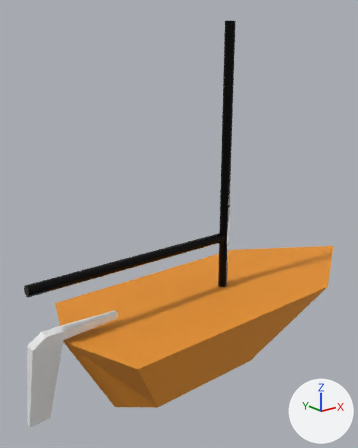
The Blender file boat.blend, before and after one commit.
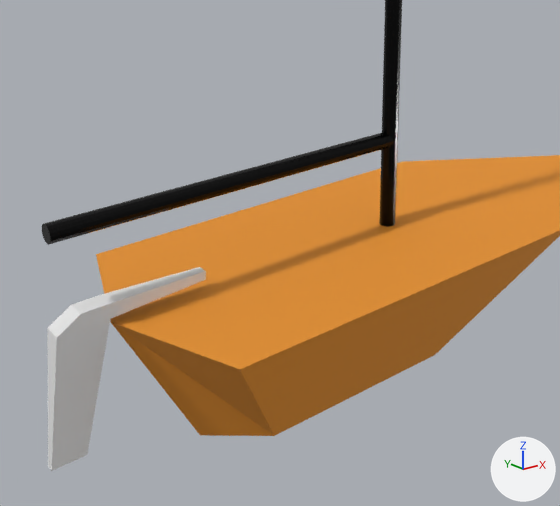
There are two pictures of each version: one whole from a 50 mm lens placed at (-8.57, -8.83, 6.31), pointed at (-1.1, 0.5, 2.58), one close up on the part from 0% to 90% of the width and 35% to 100% of the height. The axes (+X, +Y, +Z) are drawn at lower right. The lights are the same throughout.

The first close-up shows 'Barre', 'Bome', 'Coque', 'Mat'.
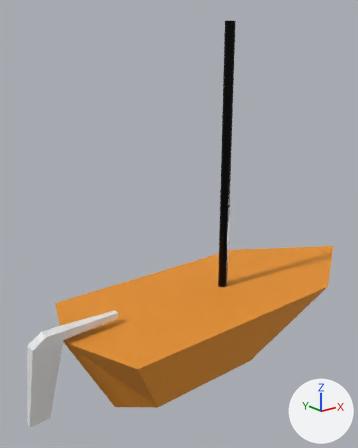
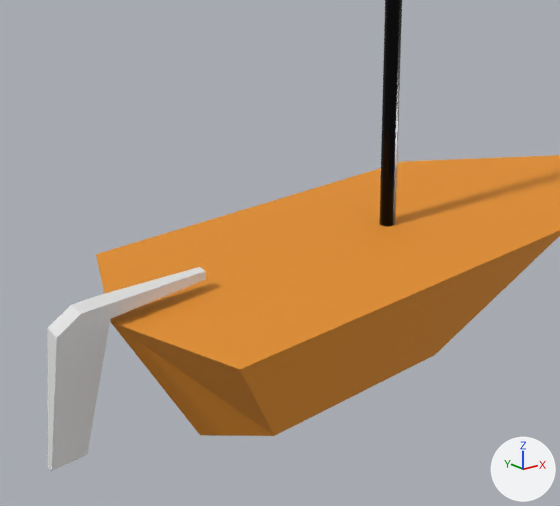
Commit message: Remove boom from boat.blend

What differs and where, as boxes [x1, y1, x2, y2] in the close-ups (560 x 506 px):
'Bome', deleted (black): before [42, 132, 395, 245]

Edits to the bpy script that builds the scene:
```text
Remove ob_bome:
    ob_bome = bpy.data.objects.new('Bome', me_cylinder_001)
    ob_bome.location = (-2.66, 0.0, 2.14)
    ob_bome.rotation_euler = (1.571, 0.0, -1.571)  # degrees (90, 0, -90)
```
